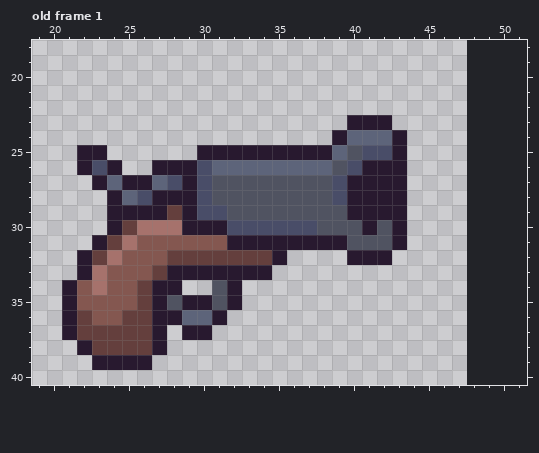
Edited in one commit: pixel-art file (Pirates/Equipment/Primary/Gun.aseprite). Above is the file before it was changed.
32x32 pixels, 1 frame. Colours within 5 levels of each other are drawn and written as one. Shown: old frame 1: x 19..51, y 18..40. The old version is drawn lined up with the new one, on the new canvas. The commit also changed other frames, which this record leaves out.
The result:
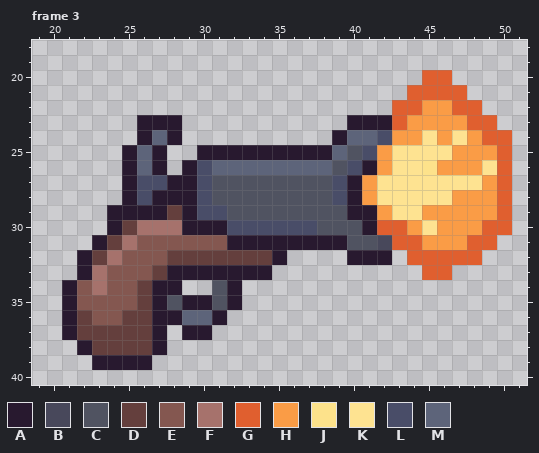
Palette (. is transparent): A #28192f  B #48485b  C #505361  D #643f3d  E #845750  F #a6726c  G #e05f2f  H #fa9c46  J #fde28b  K #fee391  L #494d68  M #5d647a
A new or re-ordered frame is compared with the old frame closest to it.
Change:
canvas 32x32 -> 64x64, the old top-left corner now at 16,16
frames 1 -> 5
Frame 3 is new; against old frame 1:
The author put colour A in row 23 at x 26 to 28; in row 24 at x 26 and 28; in row 25 at x 25 and 27; in row 26 at x 25.
Colour L becomes colour A in row 27 at x 28.
Colour M becomes colour A in row 28 at x 25.
Colour C becomes colour B in row 31 at x 42.
The author put colour G in row 20 at x 45 to 46; in row 21 at x 44 to 47; in row 22 at x 43 to 44 and 47 to 48; in row 23 at x 43 and 48 to 49; in row 24 at x 49 to 50; in rows 25 to 29 at x 50.
The author put colour G in row 30 at x 49 to 50; in row 31 at x 44 and 48 to 49; in row 32 at x 44 to 48; in row 33 at x 45 to 46.
Colour A becomes colour G in rows 30 to 31 at x 43.
Colour C becomes colour G in row 30 at x 42.
The author put colour H in row 22 at x 45 to 46; in row 23 at x 44 to 47; in row 24 at x 44, 46 and 48; in row 25 at x 47 to 49; in row 26 at x 46 to 48; in row 27 at x 49.
The author put colour H in row 28 at x 47 to 49; in row 29 at x 45 to 49; in row 30 at x 44 and 46 to 48; in row 31 at x 45 to 47.
Colour A becomes colour H in row 24 at x 43; in row 26 at x 42; in rows 27 to 28 at x 41; in row 29 at x 42.
Colour L becomes colour H in row 25 at x 42.
The author put colour J in row 26 at x 45.
The author put colour K in row 24 at x 45 and 47; in row 25 at x 44 to 46; in row 26 at x 44 and 49; in row 27 at x 44 to 48; in row 28 at x 44 to 46; in row 29 at x 44.
The author put colour K in row 30 at x 45.
Colour A becomes colour K in rows 25 to 26 at x 43; in rows 27 to 28 at x 42 to 43; in row 29 at x 43.
Colour A becomes colour L in row 27 at x 26.
Colour M becomes colour L in row 24 at x 42; in row 27 at x 27.
The author put colour M in row 24 at x 27; in rows 25 to 26 at x 26.
Colour A is gone in row 25 at x 22 to 23; in row 26 at x 22, 24 and 28; in row 27 at x 23; in row 28 at x 24.
Colour L is gone in row 26 at x 23.
Colour M is gone in row 27 at x 24.
